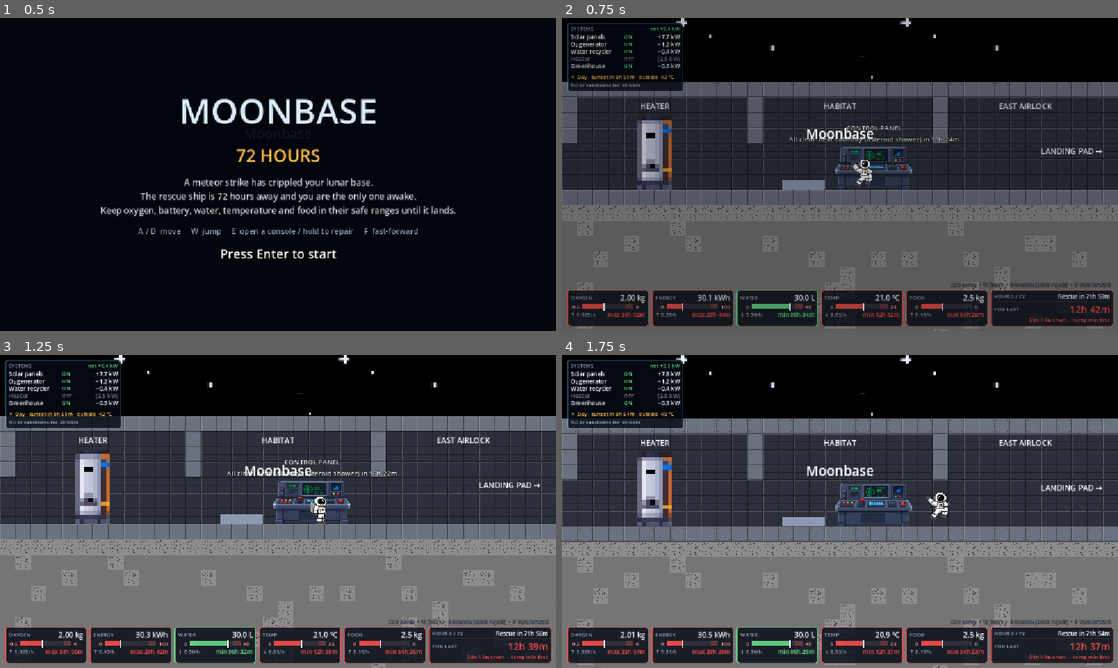
Above: before the commit, frames 1-4 (two rows, left to right).
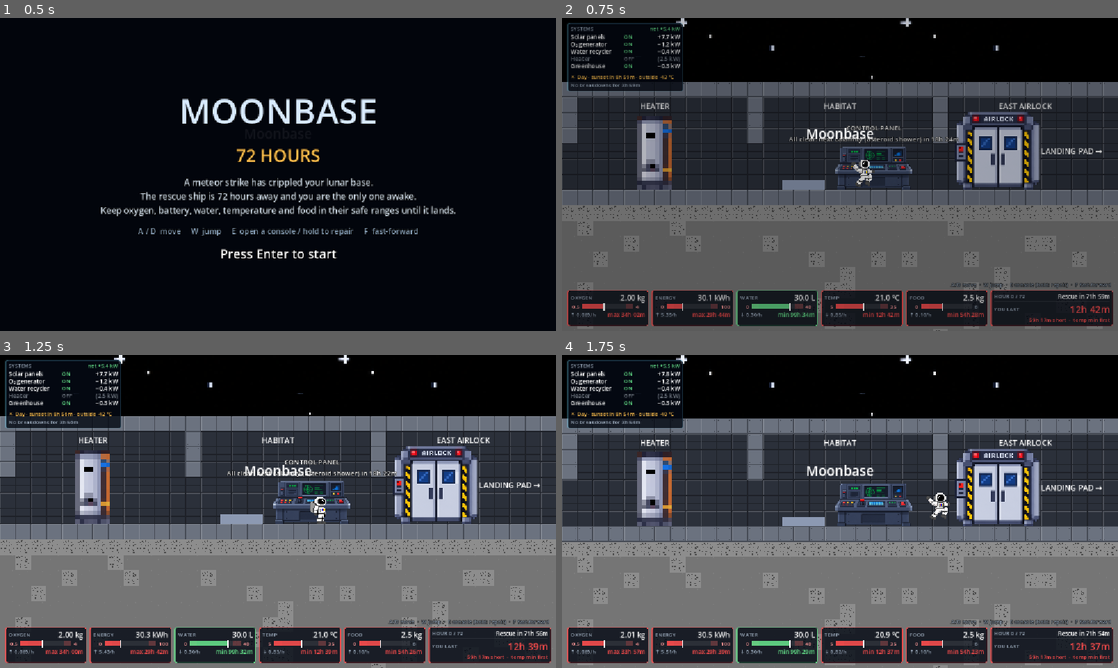
Above: after the commit, the same moments.

Repository: kushmdesai/72-Hours
Game: Godot game, scene res://scenes/main.tscn
Two runs of this game, one before a commit and one after it. Both use one fixed random seed, a clock stepped at 60 frames per second and the inputs below.
Inputs (mouse positions are in pixels of both pictures, inside the frame that each line leads up to):
- Up to frame 1 (0.5 s): no input
- Up to frame 2 (0.75 s): tap Enter (ui_accept) at 0.5 s; move the mouse to (962, 158) at 0.52 s; hold D (move_right) from 0.53 s (still down); hold E (interact) from 0.53 s (still down); click (962, 158) at 0.67 s
- Up to frame 3 (1.25 s): keep holding D (move_right); keep holding E (interact); tap W (jump) at 0.77 s
- Up to frame 4 (1.75 s): keep holding D (move_right); move the mouse to (728, 527) at 1.27 s; release E (interact) at 1.28 s; tap E (interact) at 1.35 s; tap W (jump) at 1.52 s

Frame 1 is identical in both runs. In frame 2, 2.8% of the frame differs, in the area x 70-86%, y 30-55%; in frame 3, 3.0%, in the area x 70-86%, y 29-54%; in frame 4, 3.0%.

Commit message:
Add airlock doors that open as you walk up
Both airlocks get the new door art. airlock_door.gd swaps between the
closed and open pictures when the astronaut is within about 3 m. The art
is cut out of its black backdrop (keeping the dark doorway inside) and
scaled to 160 px tall, saved as airlock_door_closed/open.png; the
originals are untouched.

Co-Authored-By: Claude Opus 5.5 (1M context) <noreply@anthropic.com>

Diff:
--- a/scenes/locations/base.tscn
+++ b/scenes/locations/base.tscn
@@ -16,6 +16,9 @@
 [ext_resource type="Texture2D" path="res://assests/background/oxygen_generator_broken.png" id="14_oxygen_broken"]
 [ext_resource type="Texture2D" path="res://assests/background/control_panel_normal.png" id="cp_normal"]
 [ext_resource type="Texture2D" path="res://assests/background/control_panel_danger.png" id="cp_danger"]
+[ext_resource type="Script" path="res://scripts/airlock_door.gd" id="door_script"]
+[ext_resource type="Texture2D" path="res://assests/background/airlock_door_closed.png" id="door_closed"]
+[ext_resource type="Texture2D" path="res://assests/background/airlock_door_open.png" id="door_open"]
 
 [node name="Base" type="Node2D" unique_id=25766017]
 script = ExtResource("1_vsmf7")
@@ -51,6 +54,14 @@
 text = "WEST AIRLOCK"
 horizontal_alignment = 1
 
+[node name="Door" type="Sprite2D" parent="Rooms/WestAirlock"]
+texture_filter = 1
+position = Vector2(58, -80)
+texture = ExtResource("door_closed")
+script = ExtResource("door_script")
+closed_texture = ExtResource("door_closed")
+open_texture = ExtResource("door_open")
+
 [node name="SolarControl" type="Node2D" parent="Rooms" unique_id=1058735545 groups=["rooms"]]
 position = Vector2(576, 0)
 metadata/display_name = "Solar Control"
@@ -195,6 +206,14 @@
 text = "EAST AIRLOCK"
 horizontal_alignment = 1
 
+[node name="Door" type="Sprite2D" parent="Rooms/EastAirlock"]
+texture_filter = 1
+position = Vector2(-58, -80)
+texture = ExtResource("door_closed")
+script = ExtResource("door_script")
+closed_texture = ExtResource("door_closed")
+open_texture = ExtResource("door_open")
+
 [node name="PlayerStart" type="Node2D" parent="." unique_id=2022751216]
 position = Vector2(2160, -32)
 
--- /dev/null
+++ b/scripts/airlock_door.gd
@@ -0,0 +1,25 @@
+class_name AirlockDoor
+extends Sprite2D
+## An airlock door that slides open while the astronaut is close and shuts
+## again once they walk away. Purely visual: the player walks straight through.
+
+@export var closed_texture: Texture2D
+@export var open_texture: Texture2D
+## How close the player must be (horizontally, in pixels) for it to open.
+@export var open_distance: float = 110.0
+
+var _player: Node2D
+
+
+func _ready() -> void:
+	texture = closed_texture
+
+
+func _process(_delta: float) -> void:
+	if not is_instance_valid(_player):
+		var scene := get_tree().current_scene
+		_player = scene.get_node_or_null("Player") as Node2D if scene else null
+		if not _player:
+			return
+	var near := absf(_player.global_position.x - global_position.x) < open_distance
+	texture = open_texture if near else closed_texture
Binary file added: assests/background/airlock_door_closed.png
Not shown, added: assests/background/airlock_door_closed.png.import
Binary file added: assests/background/airlock_door_open.png
Not shown, added: assests/background/airlock_door_open.png.import
Not shown, added: scripts/airlock_door.gd.uid
